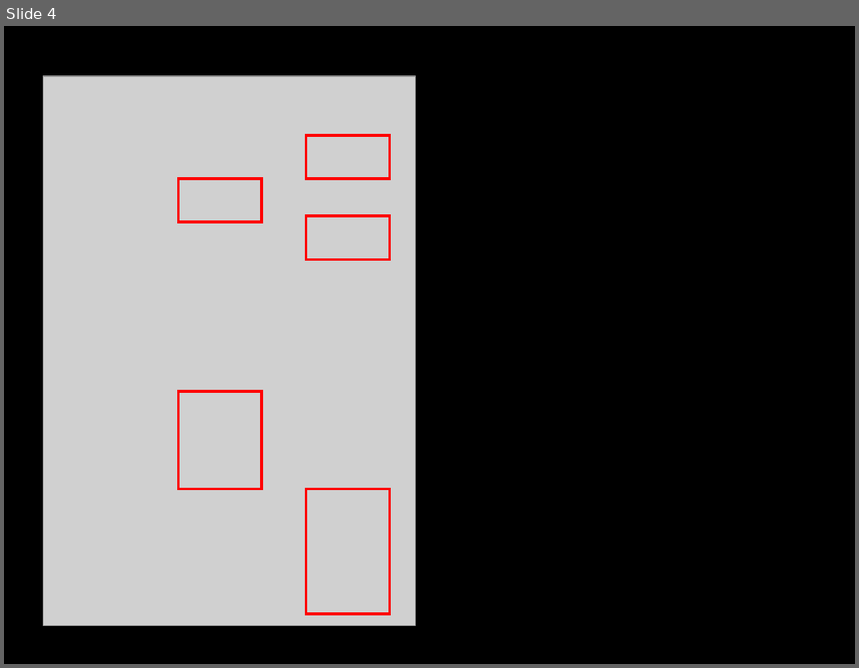
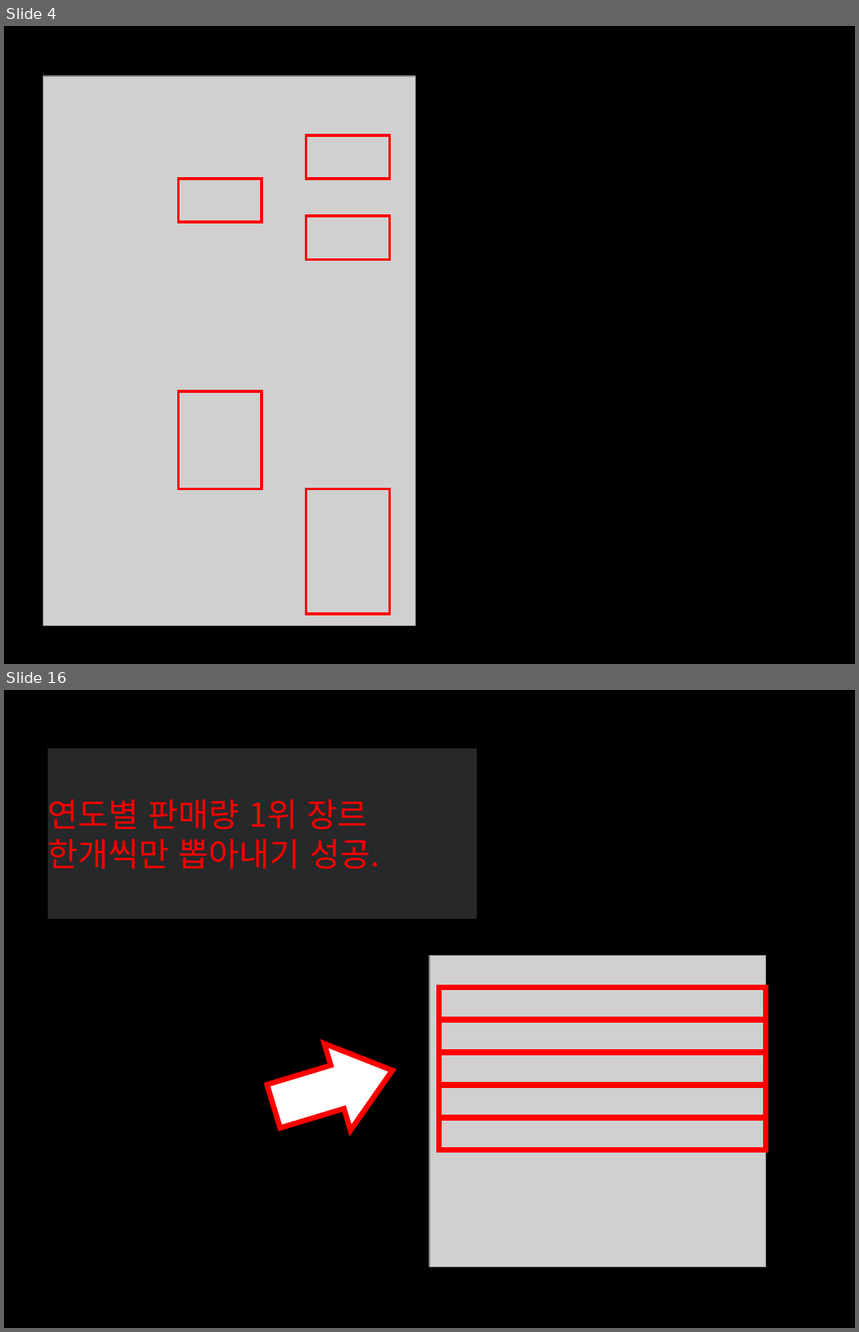
Before and after one commit to letssoar/CodeStatesProject, a slide deck: section1/cs_project_section1.pptx. Shown one above the other, each under a label of ours: slide 4 before the commit, slides 4 and 16 after it; the slides between them are not shown. The pictures are 859x668 and 859x1332 pixels, drawn with LibreOffice and Linux fonts; fonts in the diff are those of the drawing; grey boxes stand for pictures. Boxes give left, top, right and bottom in pixels: in the first picture for what was removed or moved away, otherwise in the second. Text is boxed around its words. In the diff, an @@ line names an element or a change of style, - is before the commit and + after.

```diff
--- a/section1/cs_project_section1.pptx
+++ b/section1/cs_project_section1.pptx
@@ slide 16 added at box(4, 690, 855, 1328), background #000000 @@
@@ title added at box(48, 799, 379, 869), 28 pt, text #FF0000 @@
+연도별 판매량 1위 장르
+한개씩만 뽑아내기 성공.
@@ picture added at box(430, 955, 766, 1267) @@
@@ rectangle added at box(439, 988, 766, 1019), outline #FF0000 4.5 pt @@
@@ right arrow added at box(261, 1027, 406, 1150), fill #FFFFFF, outline #FF0000 4.5 pt @@
@@ rectangle added at box(439, 1021, 766, 1052), outline #FF0000 4.5 pt @@
@@ rectangle added at box(439, 1053, 766, 1084), outline #FF0000 4.5 pt @@
@@ rectangle added at box(439, 1086, 766, 1117), outline #FF0000 4.5 pt @@
@@ rectangle added at box(439, 1118, 766, 1150), outline #FF0000 4.5 pt @@
```
Also in this commit, not shown: 3 slides changed, 22 other slides added, 9 slides removed, 1 other file.
